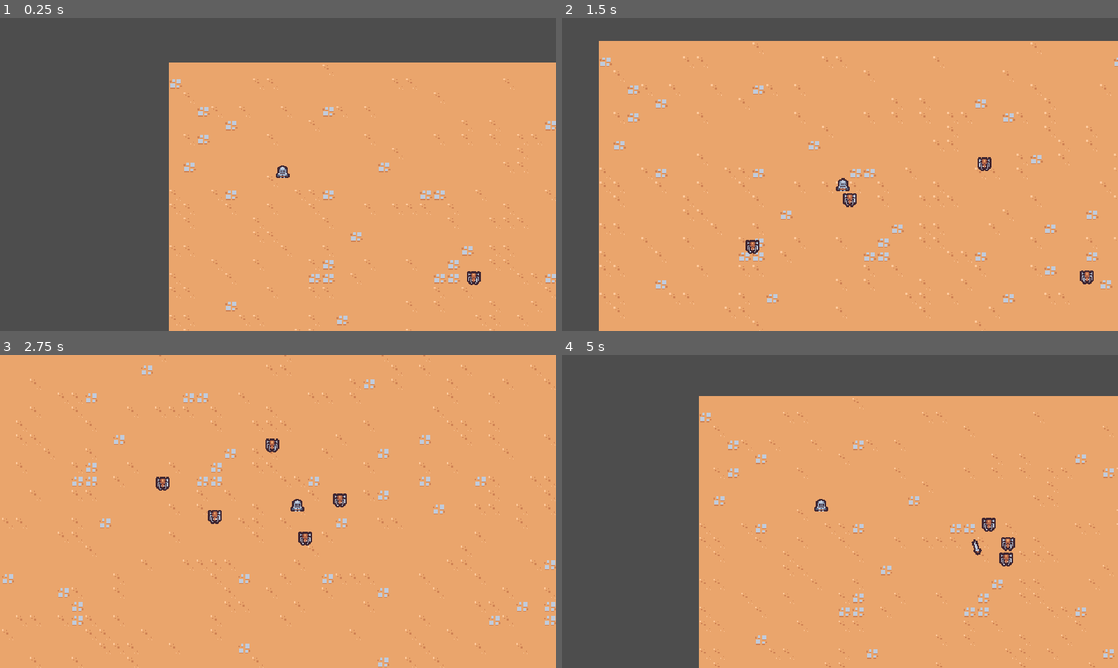
Above: before the commit, frames 1-4 (two rows, left to right).
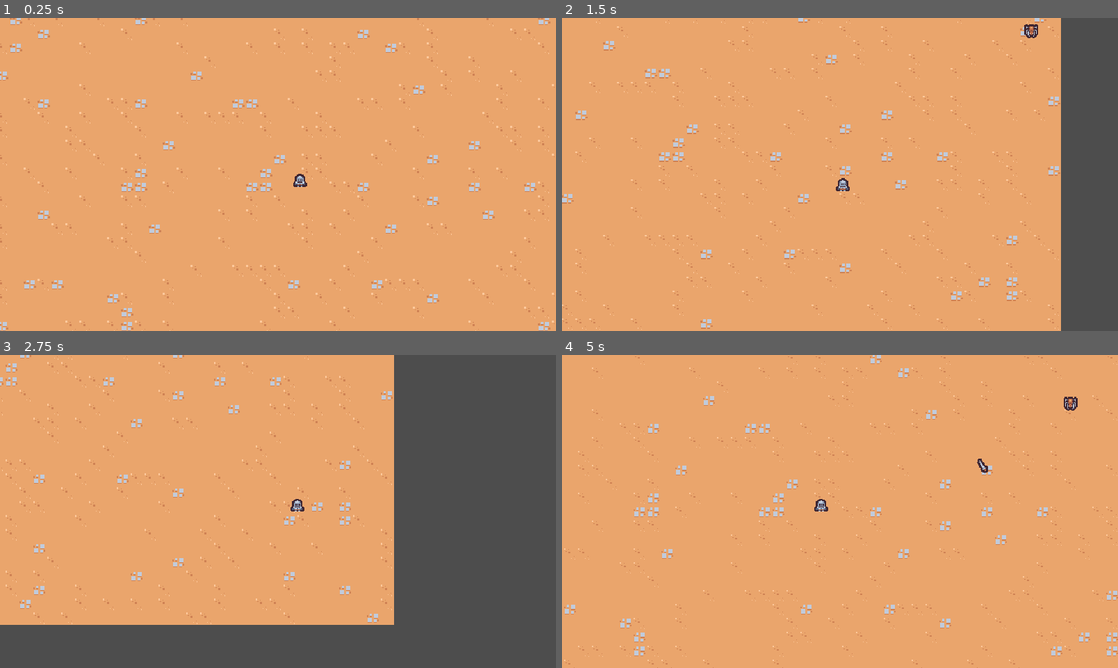
Above: after the commit, the same moments.

Repository: RyanLeB/Shrouded
Game: Godot game, scene res://Scenes/Main/main.tscn
Same seed, same stepped clock (60 frames per second), same inputs: the game is played once before the commit and once after it.
Inputs:
- Up to frame 1 (0.25 s): no input
- Up to frame 2 (1.5 s): hold D (move_right) 0.53-1.28 s; hold S (move_down) from 1.28 s (still down)
- Up to frame 3 (2.75 s): release S (move_down) at 2.03 s; hold D (move_right) from 2.03 s (still down)
- Up to frame 4 (5 s): release D (move_right) at 2.78 s; hold W (move_up) 2.78-3.53 s; hold A (move_left) from 3.53 s (still down)

The runs differ from the first frame. In frame 1, 44% of the frame differs, in the area x 0-100%, y 0-100%; in frame 2, 26%; in frame 3, 42%; in frame 4, 38%.

Commit message:
enemy spawner working

Diff:
--- a/Scenes/Main/main.tscn
+++ b/Scenes/Main/main.tscn
@@ -2,10 +2,12 @@
 
 [ext_resource type="PackedScene" uid="uid://blcdlcvxso8ca" path="res://Scenes/game_camera/game_camera.tscn" id="1_ik26k"]
 [ext_resource type="PackedScene" uid="uid://ch8vxxiweatbb" path="res://Scenes/Player/player.tscn" id="1_ovrfb"]
+[ext_resource type="PackedScene" uid="uid://d4hn1jnv4erob" path="res://Scenes/manager/enemy_manager.tscn" id="1_qrvje"]
 [ext_resource type="TileSet" uid="uid://c5chbiobbfid" path="res://resources/tileset.tres" id="1_sp1k0"]
-[ext_resource type="PackedScene" uid="uid://bkcuahjo37wb2" path="res://Scenes/basic_enemy/basic_enemy.tscn" id="4_udupb"]
 
 [node name="Main" type="Node"]
+
+[node name="EnemyManager" parent="." instance=ExtResource("1_qrvje")]
 
 [node name="GameCamera" parent="." instance=ExtResource("1_ik26k")]
 
@@ -15,22 +17,4 @@
 layer_0/tile_data = PackedInt32Array(1769515, 0, 4, 1703979, 65536, 4, 1638443, 65536, 4, 1572907, 0, 4, 1507371, 65536 …(24063 unchanged characters)…
 
 [node name="Player" parent="." instance=ExtResource("1_ovrfb")]
-position = Vector2(67, 53)
-
-[node name="BasicEnemy" parent="." instance=ExtResource("4_udupb")]
-position = Vector2(303, 183)
-
-[node name="BasicEnemy2" parent="." instance=ExtResource("4_udupb")]
-position = Vector2(256, 383)
-
-[node name="BasicEnemy3" parent="." instance=ExtResource("4_udupb")]
-position = Vector2(492, 73)
-
-[node name="BasicEnemy4" parent="." instance=ExtResource("4_udupb")]
-position = Vector2(603, 239)
-
-[node name="BasicEnemy5" parent="." instance=ExtResource("4_udupb")]
-position = Vector2(86, 264)
-
-[node name="BasicEnemy6" parent="." instance=ExtResource("4_udupb")]
-position = Vector2(530, 360)
+position = Vector2(303, 168)
--- /dev/null
+++ b/Scenes/manager/enemy_manager.gd
@@ -0,0 +1,21 @@
+extends Node
+
+const SPAWN_RADIUS = 350
+
+@export var basic_enemy_scene: PackedScene
+
+func _ready():
+	$Timer.timeout.connect(on_timer_timeout)
+
+
+func on_timer_timeout():
+	var player = get_tree().get_first_node_in_group("player") as Node2D
+	if player == null:
+		return
+
+	var random_direction = Vector2.RIGHT.rotated(randf_range(0, TAU))
+	var spawn_position = player.global_position + (random_direction * SPAWN_RADIUS)
+
+	var enemy = basic_enemy_scene.instantiate() as Node2D
+	get_parent().add_child(enemy)
+	enemy.global_position = spawn_position
--- /dev/null
+++ b/Scenes/manager/enemy_manager.tscn
@@ -0,0 +1,11 @@
+[gd_scene load_steps=3 format=3 uid="uid://d4hn1jnv4erob"]
+
+[ext_resource type="Script" path="res://Scenes/manager/enemy_manager.gd" id="1_rhk2d"]
+[ext_resource type="PackedScene" uid="uid://bkcuahjo37wb2" path="res://Scenes/basic_enemy/basic_enemy.tscn" id="2_518cc"]
+
+[node name="EnemyManager" type="Node"]
+script = ExtResource("1_rhk2d")
+basic_enemy_scene = ExtResource("2_518cc")
+
+[node name="Timer" type="Timer" parent="."]
+autostart = true
